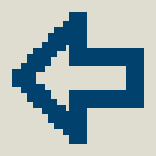
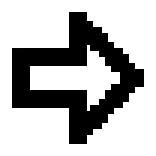
Layered file, before and after one edit (156x156). Changes by layer:
added layer "arrow-right-bold.svg" above "arrow-left-bold.svg" over [12, 12, 144, 144]
hid "arrow-left-bold.svg", painted on it over [12, 12, 144, 144]
added layer "fundo-white" above "fundo" over [0, 0, 156, 156]
hid "fundo" over [0, 0, 156, 156]
